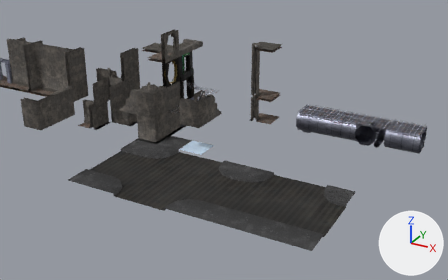
One commit to the glTF model assets/models/tilesets/grave_city_tiles.glb: the scene before it, then after it.
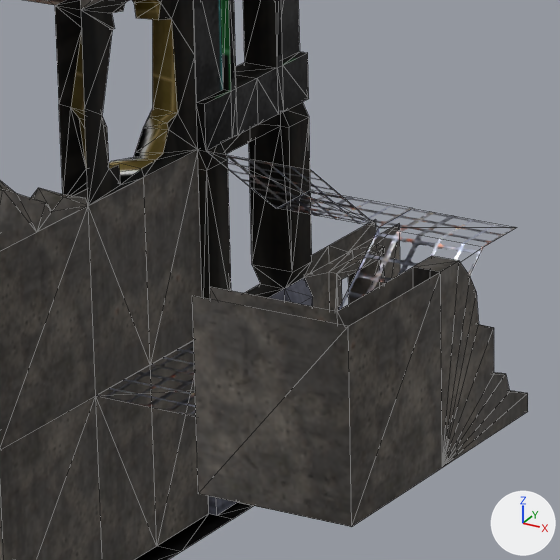
Each version is shown from a 50 mm camera at (54.78, -50.44, 19.5) aimed at (34.49, -13.54, 1.06), then close up on the part from 35% to 50% of the width and 22% to 47% of the height. Arrows for +X, +Y and +Z are at lower right; the lights stay in place. The close-ups show mesh edges as thin lines. Objects named as collision shapes, trigger or cutter boxes, shadow casters or lower levels of detail are left out. Where no turn or scale is listed for an object, it has been applied to the vertices.

Objects in the first close-up: '20_city_ruined_building_00_wall_corner_ground-col', '21_city_ruined_building_00_wall_ground-col', '22_city_ruined_building_00_wall-col', '22_city_ruined_building_00_wall_corner-col', '22_city_ruined_building_00_wall_corner-col.001', '23_city_ruined_building_00_wall_hole-col', '24_city_ruined_building_00_wall_corner_rubble_cap_00-col', '27_city_ruined_building_00_powered_doorway-col', '41_city_ruined_building_00_wall_window-col', '43_city_ruined_building_00_wall_window_ground', '57_city_escape_stairs-col', '67_city_ruined_building_00_wall_rubble_cap_01-col'.
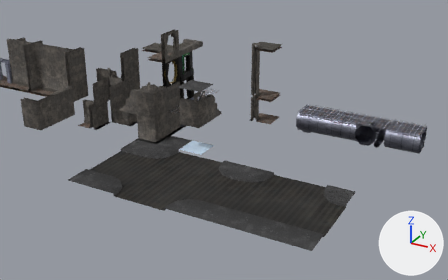
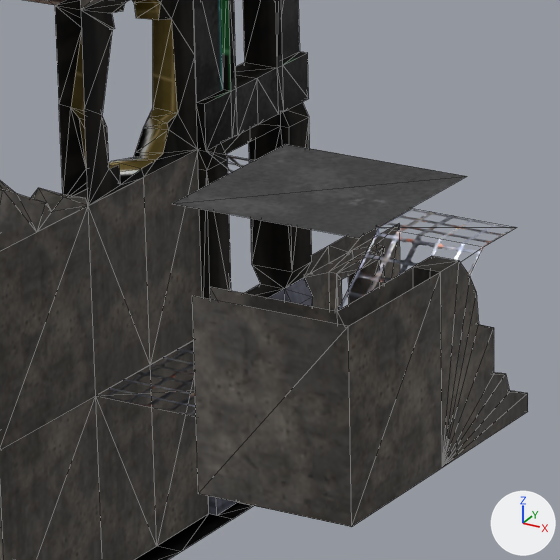
Patch to the scene script:
```diff
--- a/assets/models/tilesets/grave_city_tiles.glb.py
+++ b/assets/models/tilesets/grave_city_tiles.glb.py
@@ ob_42_city_alley_floor_col_001 @@
+ob_42_city_alley_floor_col_001 = bpy.data.objects.new('42_city_alley_floor-col.001', me_cube_077.copy())  # the mesh of ob_42_city_alley_floor_col
+ob_42_city_alley_floor_col_001.location = (31.86, -13.15, 4.72)
```

Changed parts and their boxes [x1, y1, x2, y2] in the close-ups (560 x 560 px):
'42_city_alley_floor-col.001', added: after [172, 144, 467, 238]
